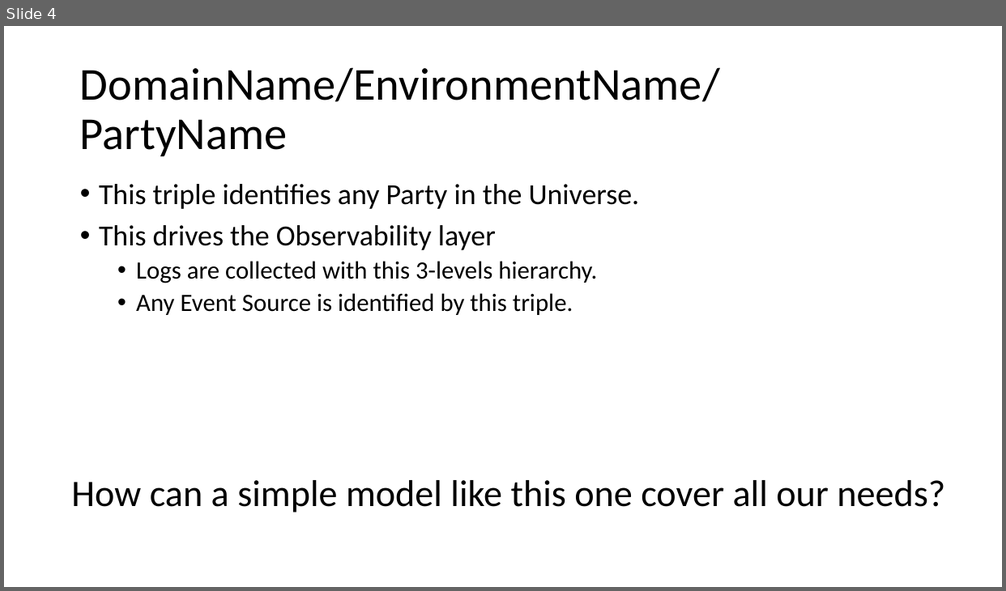
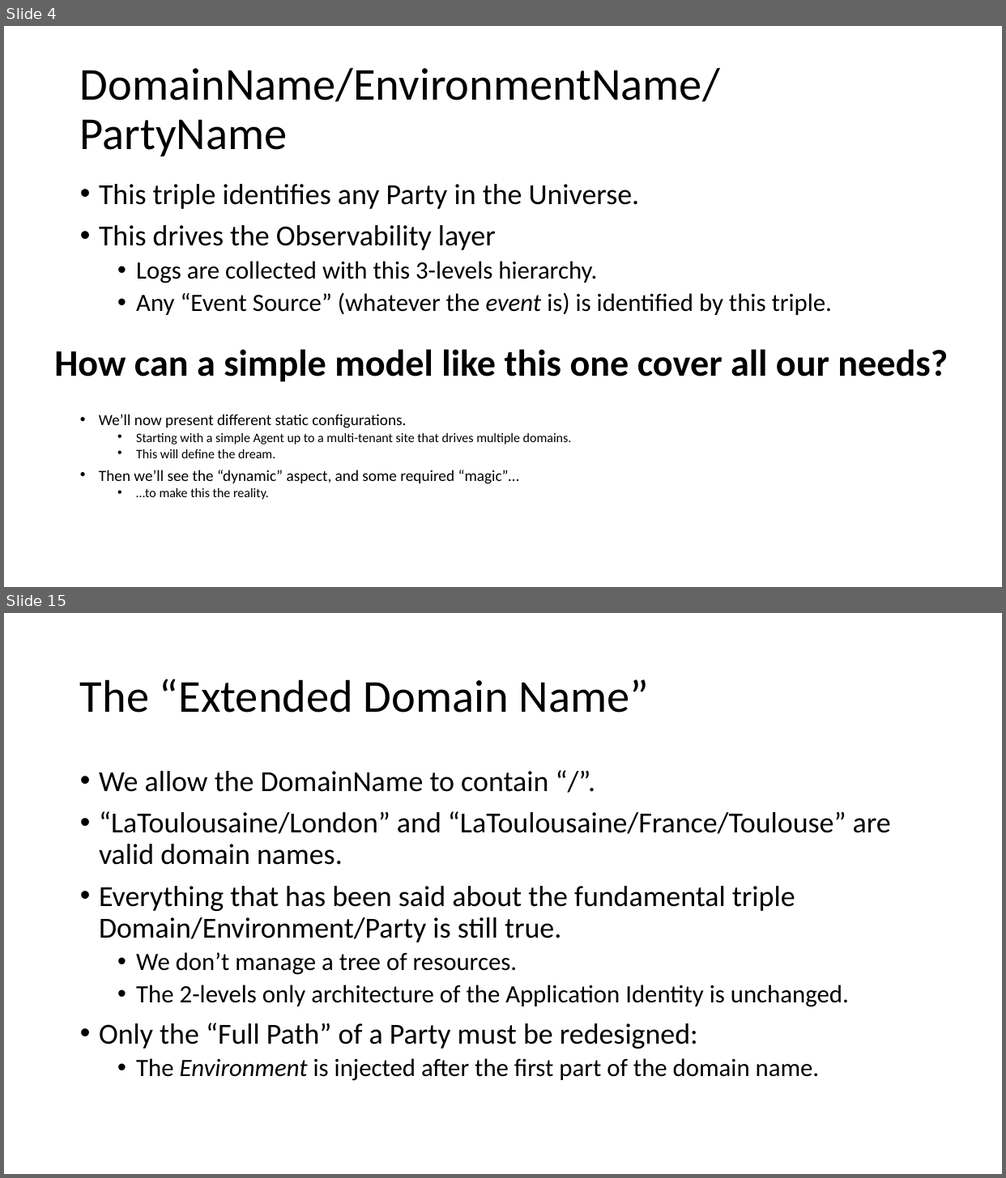
Before and after one commit to signature-opensource/CK-AppIdentity-Transport, a slide deck: Doc/CK-AppIdentity.pptx. Shown one above the other, each under a label of ours: slide 4 before the commit, slides 4 and 15 after it; the slides between them are not shown. The pictures are 1006x591 and 1006x1178 pixels, drawn with LibreOffice and Linux fonts; fonts in the diff are those of the drawing. Boxes give left, top, right and bottom in pixels: in the first picture for what was removed or moved away, otherwise in the second. Text is boxed around its words. In the diff, an @@ line names an element or a change of style, - is before the commit and + after.

Commit message:
Added start of Cris and PocoChannel.

```diff
--- a/Doc/CK-AppIdentity.pptx
+++ b/Doc/CK-AppIdentity.pptx
@@ slide 15 added at (4, 613, 1002, 1174), background #FFFFFF @@
@@ title added at (80, 679, 649, 713), 44 pt, text #000000 @@
+The “Extended Domain Name”
@@ text added at (99, 771, 891, 1081), 28 pt, text #000000 @@
+• We allow the DomainName to contain “/”.
+• “LaToulousaine/London” and “LaToulousaine/France/Toulouse” are valid domain names.
+• Everything that has been said about the fundamental triple Domain/Environment/Party is still true.
+  • We don’t manage a tree of resources.
+  • The 2-levels only architecture of the Application Identity is unchanged.
+• Only the “Full Path” of a Party must be redesigned:
+  • The Environment is injected after the first part of the domain name.
@@ slide 4 changed as well @@
@@ text at (136, 292, 832, 315): text changed @@
-  • Any Event Source is identified by this triple.
+  • Any “Event Source” (whatever the event is) is identified by this triple.
@@ text "How can a simple model ...": place and size @@
-text "How can a simple model ..." at (71, 480, 945, 513)
+text "How can a simple model ..." at (54, 349, 948, 382)
@@ text "How can a simple model ..." at (54, 349, 948, 382): bold on @@
@@ text added at (99, 414, 572, 500), 12.5 pt, text #000000 @@
+• We’ll now present different static configurations.
+  • Starting with a simple Agent up to a multi-tenant site that drives multiple domains.
+  • This will define the dream.
+• Then we’ll see the “dynamic” aspect, and some required “magic”…
+  • …to make this the reality.
```
Also in this commit, not shown: 2 other slides changed, 13 other slides added, 1 slide removed, 22 other files.
